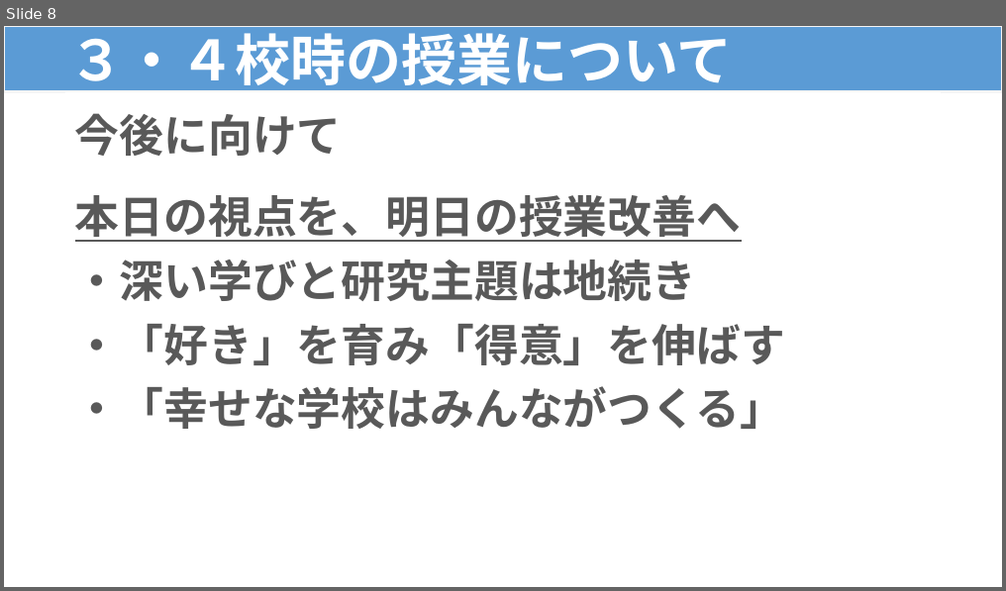
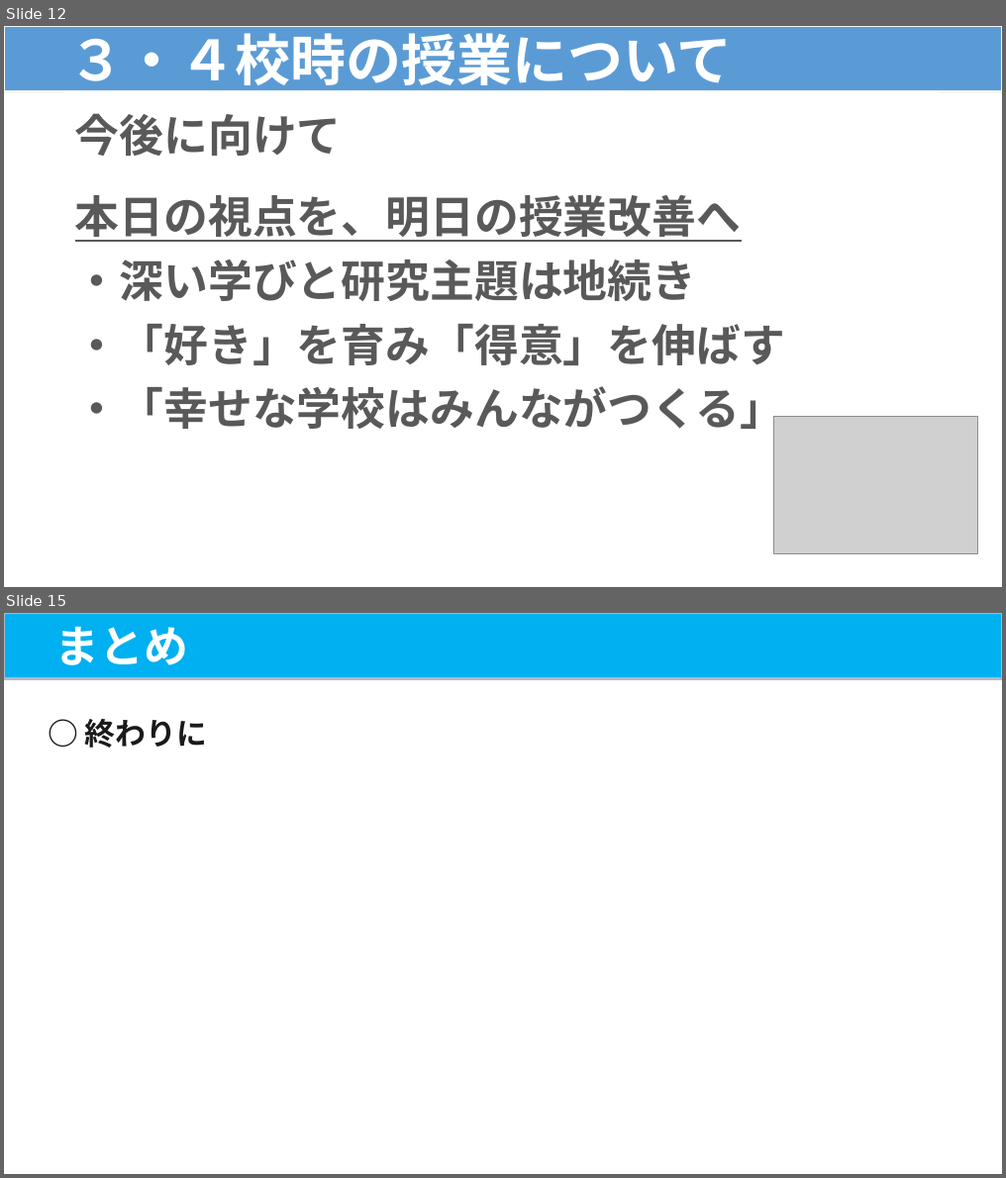
Before and after one commit to contynet730-star/con30, a slide deck: output/★指導課訪問★３・４校時指導助言資料（例）.pptx. Shown one above the other, each under a label of ours: slide 8 before the commit, slides 12 and 15 after it; the slides between them are not shown. The pictures are 1006x591 and 1006x1178 pixels, drawn with LibreOffice and Linux fonts; fonts in the diff are those of the drawing; grey boxes stand for pictures. Boxes give left, top, right and bottom in pixels: in the first picture for what was removed or moved away, otherwise in the second. Text is boxed around its words. In the diff, an @@ line names an element or a change of style, - is before the commit and + after.

```diff
--- a/output/★指導課訪問★３・４校時指導助言資料（例）.pptx
+++ b/output/★指導課訪問★３・４校時指導助言資料（例）.pptx
@@ slide 15 added at [4, 613, 1002, 1174], background #FFFFFF @@
@@ rectangle added at [4, 613, 1002, 679], fill #00B0F0, outline #ADB9CA 2 pt, 32 pt, text #FFFFFF, bold @@
+まとめ
@@ text added at [85, 719, 207, 748], 22 pt, text #1A1A1A, bold @@
+○ 終わりに
@@ what was slide 8 is now slide 12 @@
@@ slide 12 changed as well @@
@@ picture added at [773, 417, 978, 555] @@
```
Also in this commit, not shown: 7 other slides changed, 6 other slides added.
